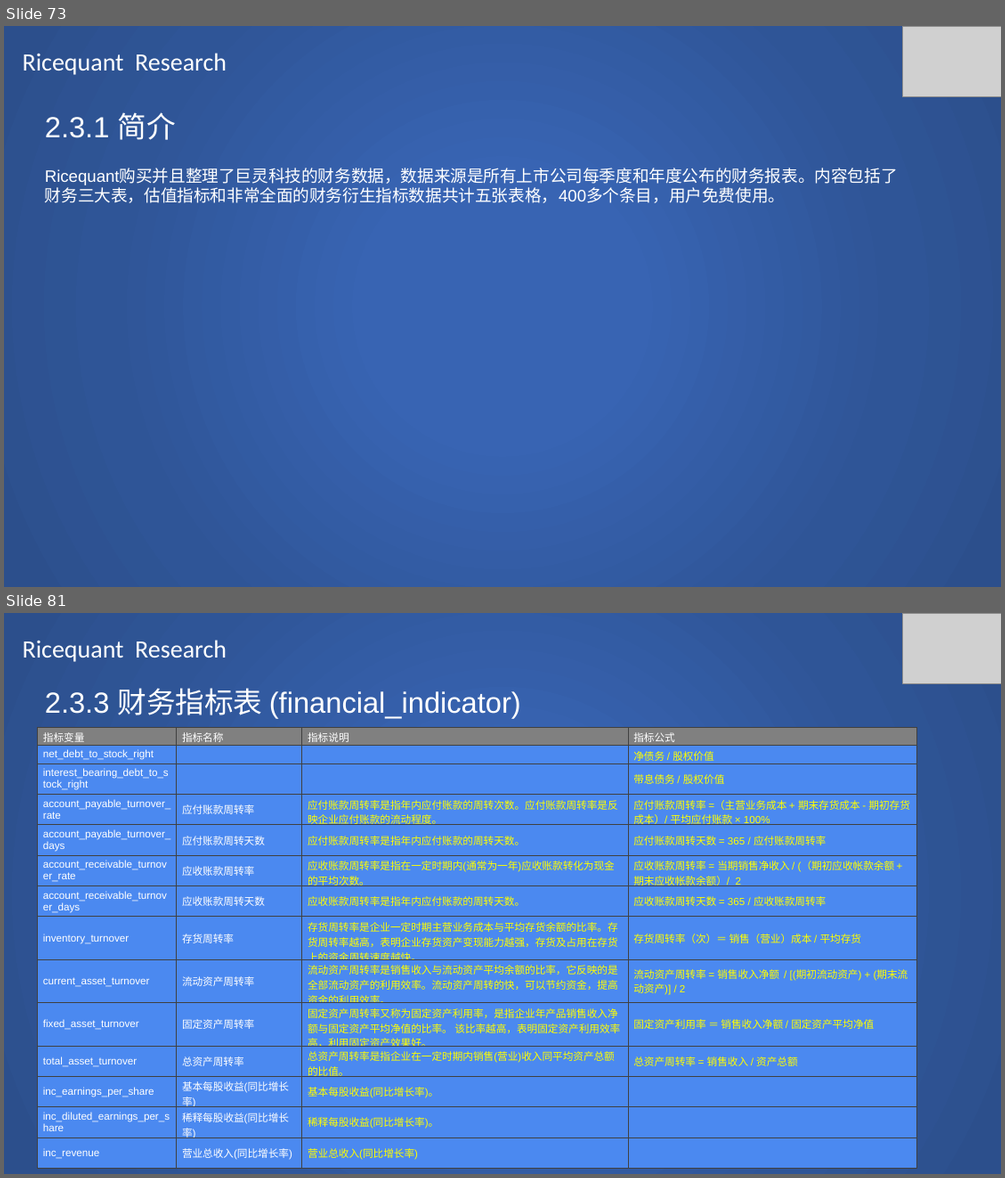
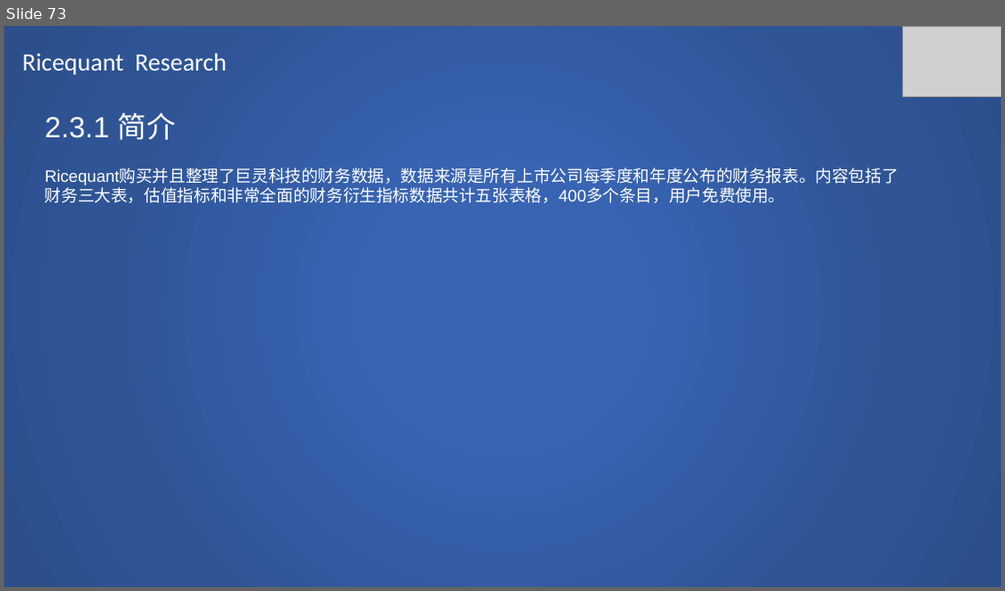
Before and after one commit to SCITLAS/Stellar, a slide deck: Stellar_0.1/documents/rice_quant_research.pptx. Shown one above the other, each under a label of ours: slides 73 and 81 before the commit, slide 73 after it; the slides between them are not shown. The pictures are 1005x1178 and 1005x591 pixels, drawn with LibreOffice and Linux fonts; fonts in the diff are those of the drawing; grey boxes stand for pictures. Boxes give left, top, right and bottom in pixels: in the first picture for what was removed or moved away, otherwise in the second. Text is boxed around its words. In the diff, an @@ line names an element or a change of style, - is before the commit and + after.

Commit message:
Ricequant research 60% done.

```diff
--- a/Stellar_0.1/documents/rice_quant_research.pptx
+++ b/Stellar_0.1/documents/rice_quant_research.pptx
@@ slide 81 removed at (x1=4, y1=613, x2=1001, y2=1174), background #FFFFFF @@
@@ rectangle removed at (x1=4, y1=613, x2=1001, y2=1174) @@
@@ picture removed at (x1=902, y1=613, x2=1001, y2=683) @@
@@ text removed at (x1=23, y1=640, x2=226, y2=662) @@
-Ricequant Research
@@ text removed at (x1=45, y1=688, x2=521, y2=718) @@
-2.3.3 财务指标表 (financial_indicator)
@@ table removed at (x1=38, y1=728, x2=918, y2=1163), 14 rows, 4 columns @@
-指标变量 | 指标名称 | 指标说明 | 指标公式
-net_debt_to_stock_right |  |  | 净债务 / 股权价值
-interest_bearing_debt_to_stock_right |  |  | 带息债务 / 股权价值
-account_payable_turnover_rate | 应付账款周转率 | 应付账款周转率是指年内应付账款的周转次数。应付账款周转率是反映企业应付账款的流动程度。 | 应付账款周转率 =（主营业务成本 + 期末存货成本 - 期初存货成本）/ 平均应付账款 × 100%
-account_payable_turnover_days | 应付账款周转天数 | 应付账款周转率是指年内应付账款的周转天数。 | 应付账款周转天数 = 365 / 应付账款周转率
-account_receivable_turnover_rate | 应收账款周转率 | 应收账款周转率是指在一定时期内(通常为一年)应收账款转化为现金的平均次数。 | 应收账款周转率 = 当期销售净收入 / (（期初应收帐款余额 + 期末应收帐款余额）/ 2
-account_receivable_turnover_days | 应收账款周转天数 | 应收账款周转率是指年内应付账款的周转天数。 | 应收账款周转天数 = 365 / 应收账款周转率
-inventory_turnover | 存货周转率 | 存货周转率是企业一定时期主营业务成本与平均存货余额的比率。存货周转率越高，表明企业存货资产变现能力越强，存货及占用在存货上的资金周转速度越快。 | 存货周转率（次）＝ 销售（营业）成本 / 平均存货
-current_asset_turnover | 流动资产周转率 | 流动资产周转率是销售收入与流动资产平均余额的比率，它反映的是全部流动资产的利用效率。流动资产周转的快，可以节约资金，提高资金的利用效率。 | 流动资产周转率 = 销售收入净额 / [(期初流动资产) + (期末流动资产)] / 2
-fixed_asset_turnover | 固定资产周转率 | 固定资产周转率又称为固定资产利用率，是指企业年产品销售收入净额与固定资产平均净值的比率。 该比率越高，表明固定资产利用效率高，利用固定资产效果好。 | 固定资产利用率 ＝ 销售收入净额 / 固定资产平均净值
-total_asset_turnover | 总资产周转率 | 总资产周转率是指企业在一定时期内销售(营业)收入同平均资产总额的比值。 | 总资产周转率 = 销售收入 / 资产总额
-inc_earnings_per_share | 基本每股收益(同比增长率) | 基本每股收益(同比增长率)。 | 
-inc_diluted_earnings_per_share | 稀释每股收益(同比增长率) | 稀释每股收益(同比增长率)。 | 
-inc_revenue | 营业总收入(同比增长率) | 营业总收入(同比增长率) | 
```
Also in this commit, not shown: 3 slides changed, 4 slides added, 23 other slides removed.
